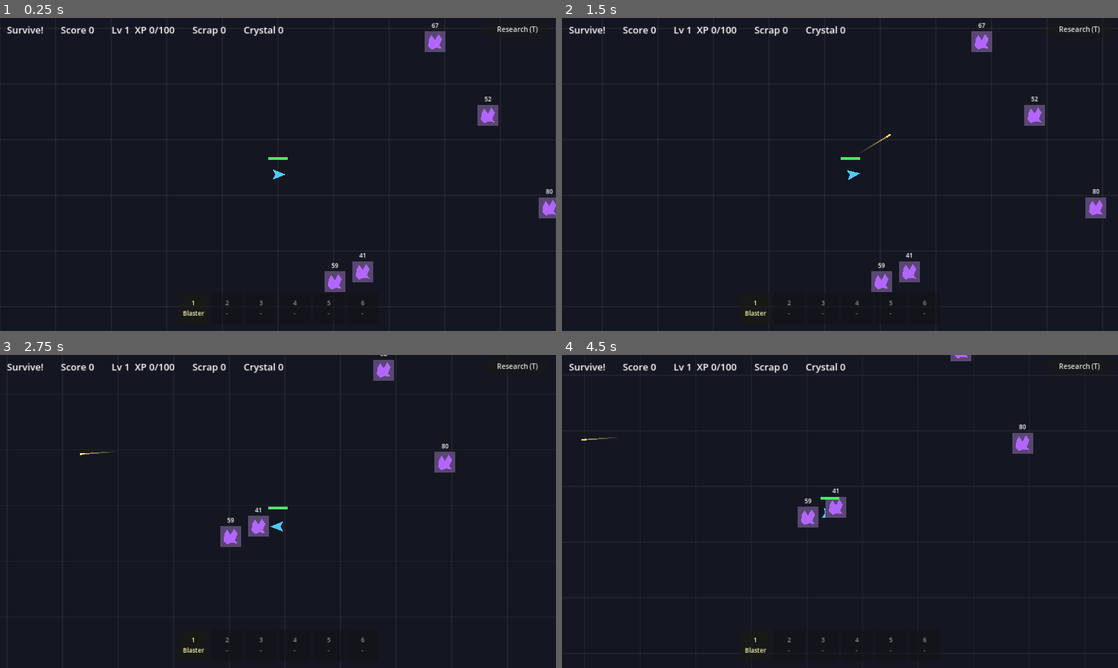
Above: before the commit, frames 1-4 (two rows, left to right).
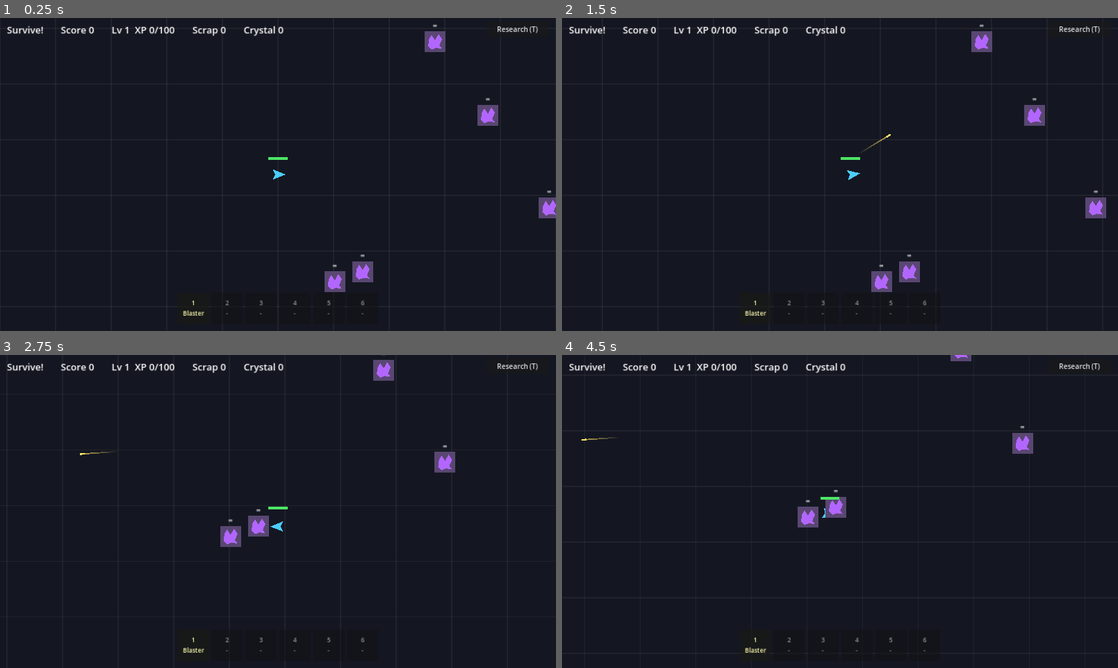
Above: after the commit, the same moments.

Repository: holgerson97/bug-defense
Game: Godot game, scene res://scenes/main.tscn
Two runs of this game, one before a commit and one after it. Both use one fixed random seed, a clock stepped at 60 frames per second and the inputs below.
Inputs (mouse positions are in pixels of both pictures, inside the frame that each line leads up to):
- Up to frame 1 (0.25 s): no input
- Up to frame 2 (1.5 s): click "Research (T)" at 0.5 s; tap Enter at 1.25 s; move the mouse to (962, 158) at 1.27 s; hold D (move_right) from 1.28 s (still down); hold T (research) from 1.28 s (still down)
- Up to frame 3 (2.75 s): move the mouse to (166, 527) at 2.02 s; release D (move_right) at 2.03 s; release T (research) at 2.03 s; hold S (move_down) from 2.03 s (still down); click (166, 527) at 2.1 s
- Up to frame 4 (4.5 s): move the mouse to (895, 442) at 2.77 s; release S (move_down) at 2.78 s; hold D (move_right) 2.78-3.53 s; hold T (research) 2.78-3.53 s; tap R (restart) at 3.5, 4.25 s; move the mouse to (812, 574) at 3.52 s; hold W (move_up) 3.53-4.28 s; click (812, 574) at 3.6 s; move the mouse to (1006, 558) at 4.27 s; hold A (move_left) from 4.28 s (still down); hold T (research) from 4.28 s (still down)

The runs differ from the first frame. In frame 1, less than 0.1% of the frame differs, in the area x 59-100%, y 1-80%; in frame 2, less than 0.1%; in frame 3, less than 0.1%; in frame 4, less than 0.1%.

Commit message:
Infinite crystal blocks and endless background grid
Co-Authored-By: Claude Fable 5 <noreply@anthropic.com>

Diff:
--- a/scripts/background.gd
+++ b/scripts/background.gd
@@ -1,17 +1,19 @@
 extends Node2D
+## Endless grid: redraws only the lines covering the camera's view each frame.
 
 const GRID_STEP := 128.0
 
+func _process(_delta: float) -> void:
+	queue_redraw()
+
 func _draw() -> void:
-	var size := GameState.WORLD_SIZE
 	var grid_color := Color(1, 1, 1, 0.05)
-	var border_color := Color(1, 1, 1, 0.3)
-	var x := GRID_STEP
-	while x < size.x:
-		draw_line(Vector2(x, 0), Vector2(x, size.y), grid_color, 2.0)
+	var world_rect: Rect2 = get_viewport().get_canvas_transform().affine_inverse() * get_viewport_rect()
+	var x := floorf(world_rect.position.x / GRID_STEP) * GRID_STEP
+	while x <= world_rect.end.x:
+		draw_line(Vector2(x, world_rect.position.y), Vector2(x, world_rect.end.y), grid_color, 2.0)
 		x += GRID_STEP
-	var y := GRID_STEP
-	while y < size.y:
-		draw_line(Vector2(0, y), Vector2(size.x, y), grid_color, 2.0)
+	var y := floorf(world_rect.position.y / GRID_STEP) * GRID_STEP
+	while y <= world_rect.end.y:
+		draw_line(Vector2(world_rect.position.x, y), Vector2(world_rect.end.x, y), grid_color, 2.0)
 		y += GRID_STEP
-	draw_rect(Rect2(Vector2.ZERO, size), border_color, false, 4.0)
--- a/scripts/crystal_deposit.gd
+++ b/scripts/crystal_deposit.gd
@@ -1,40 +1,19 @@
 extends StaticBody2D
-## Farmable crystal block. Bullets chip crystal off it; a Miner placed
-## next to it drains it over time.
+## Crystal block. Bullets chip crystal off it; a Miner placed next to it
+## extracts continuously. Crystal is infinite for now.
 
-var crystal: int = 0
+var crystal: int = 1
 var has_miner: bool = false
 
-@onready var _body: Polygon2D = $Body
-@onready var _core: Polygon2D = $Core
 @onready var _amount_label: Label = $AmountLabel
 
 func _ready() -> void:
-	if crystal <= 0:
-		crystal = randi_range(40, 80)
-	_update_visual()
+	_amount_label.text = "∞"
 
-## Bullet hits chip off 2 crystal directly into the player's stash.
+## Bullet hits chip crystal directly into the player's stash.
 func take_damage(_amount: int) -> void:
-	var taken := extract(2)
-	if taken > 0:
-		GameState.add_resource("crystal", taken)
+	GameState.add_resource("crystal", extract(2))
 
-## Remove up to `amount` crystal and return how much was actually removed.
+## Infinite for now: always yields the full requested amount.
 func extract(amount: int) -> int:
-	if crystal <= 0:
-		return 0
-	var taken: int = mini(amount, crystal)
-	crystal -= taken
-	_update_visual()
-	if crystal <= 0 and not has_miner:
-		queue_free()
-	return taken
-
-func _update_visual() -> void:
-	_amount_label.text = str(crystal)
-	if crystal <= 0:
-		# Depleted but kept alive for an attached miner: dim and inert.
-		_body.modulate = Color(0.4, 0.4, 0.4, 0.5)
-		_core.modulate = Color(0.4, 0.4, 0.4, 0.5)
-		_amount_label.text = "empty"
+	return amount
